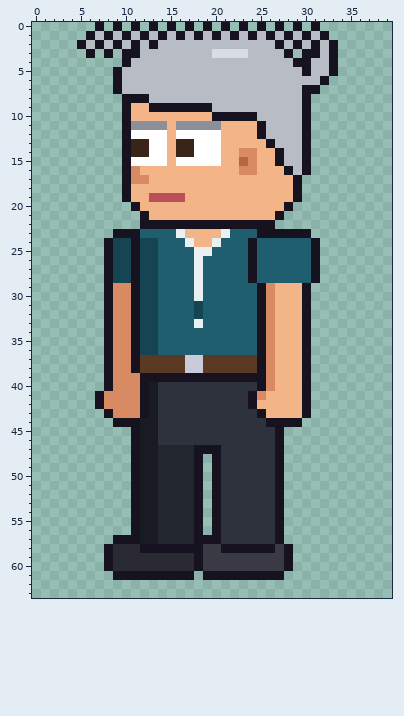
Pixel-art file -- sprites/expo/expo_tina_left.aseprite. Above: the version before the commit.
40x64 pixels, 1 frame.
Now the later version:
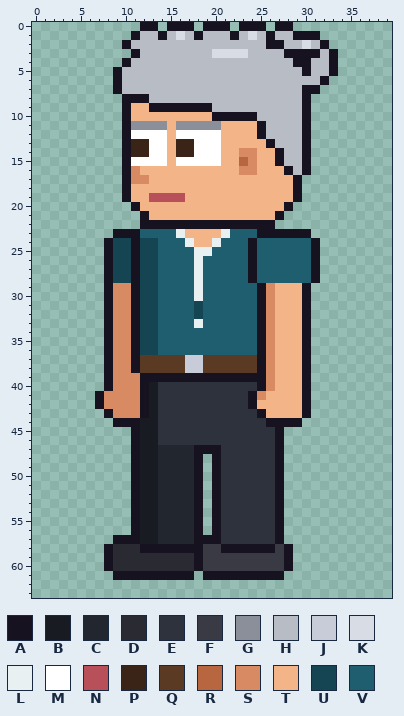
Palette (. is transparent): A #17121f  B #181b22  C #22262e  D #2a2a33  E #2e323c  F #3a3a44  G #8a8f9a  H #b8bcc4  J #c8ccd8  K #d8dce4  L #e8f0f2  M #ffffff  N #b8505a  P #3a2418  Q #5a3a22  R #b8663f  S #d88a62  T #f3b488  U #154452  V #1f5e6e
From old to new:
Layer "Hair":
y 0: x 7 A -> .; x 9 A -> .; x 11..12 A. -> .A; x 16 . -> A; x 20 . -> A; x 24 . -> A; x 28..29 .A -> A.; x 31 A -> .
y 1: x 6..12 AHAHAHA -> .....AH; x 16 A -> K; x 20 A -> H; x 24 A -> K; x 28..29 AH -> HA; x 31..32 HA -> A.
y 2: x 5..11 AHAHAHA -> .....AH; x 13 A -> H; x 26 H -> A; x 29..33 AHAHA -> HKHA.
y 3: x 6 A -> .; x 8 A -> .; x 10 A -> .; x 29 . -> A
Where, in picture pixels (left, top, right, bottom), the same in both pictures:
changed: (77, 22, 221, 58)
changed: (248, 22, 338, 58)
